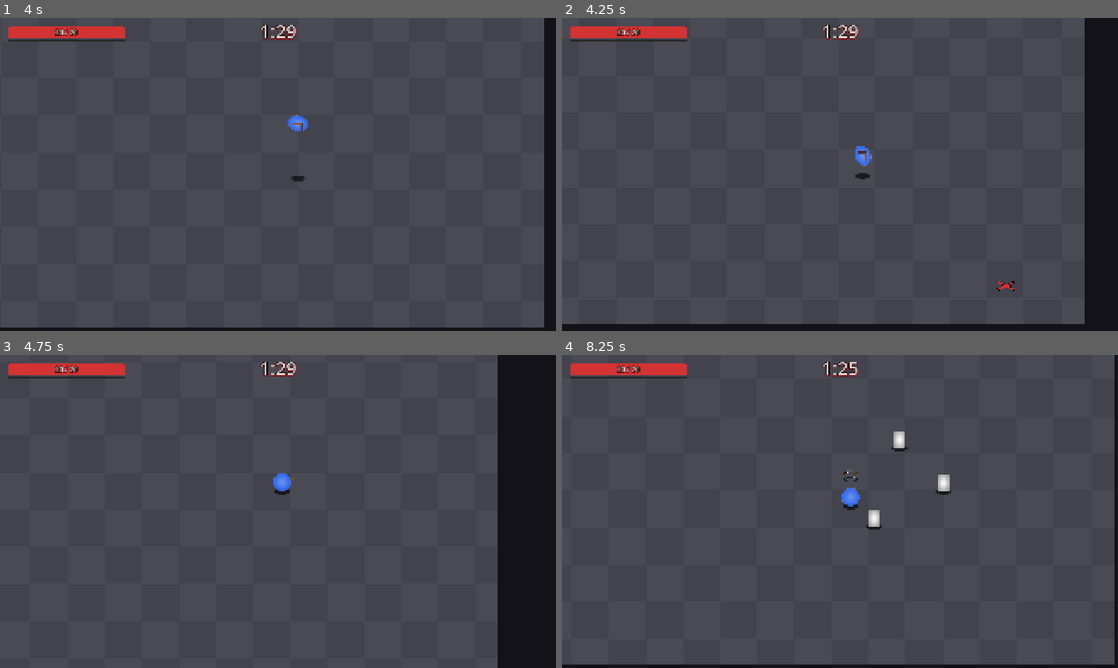
Above: before the commit, frames 1-4 (two rows, left to right).
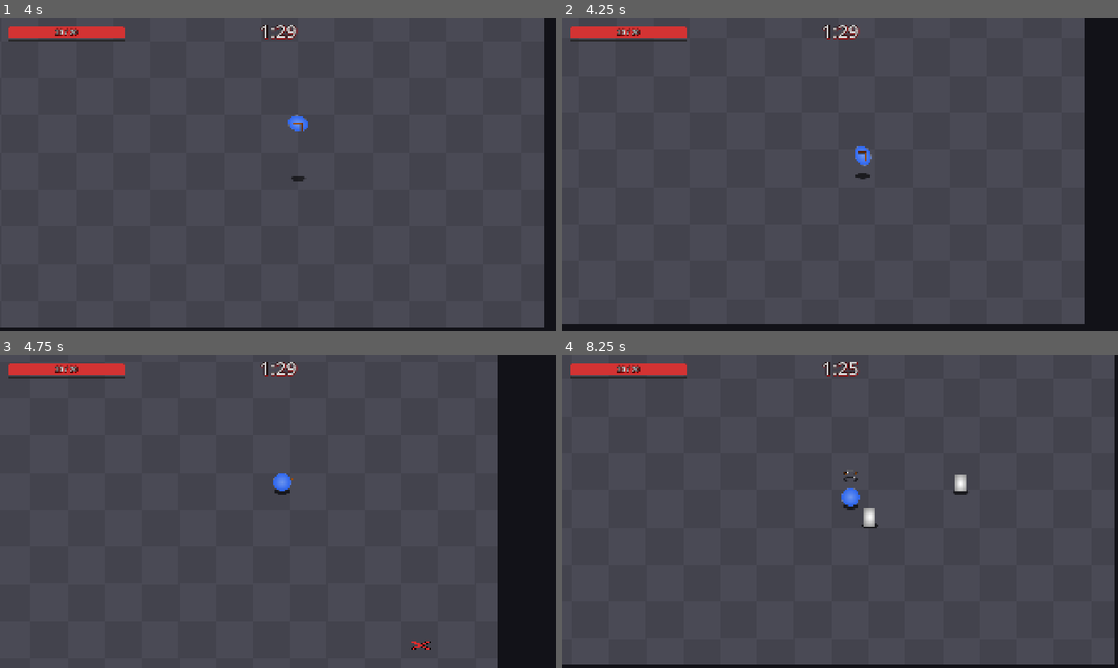
Above: after the commit, the same moments.

Repository: Lucarni-Lucas/entrega-boss-lucarni-lucas
Game: Godot game, scene res://scenes/ui/menu_principal.tscn
Same seed, same stepped clock (60 frames per second), same inputs: the game is played once before the commit and once after it.
Inputs (mouse positions are in pixels of both pictures, inside the frame that each line leads up to):
- Up to frame 1 (4 s): click "Jugar" at 0.5 s; click "Empezar" at 1.25 s; move the mouse to (400, 158) at 2.02 s; hold D (mover_derecha) 2.03-2.78 s; tap Z (boomerang) at 2.1 s; click (400, 158) at 2.17 s; tap Enter at 2.75 s; move the mouse to (166, 190) at 2.77 s; hold S (mover_abajo) 2.78-3.53 s; tap X (dive) at 2.85 s; move the mouse to (333, 105) at 3.52 s; hold D (mover_derecha) from 3.53 s (still down); tap Space (ground_pound) at 3.6 s
- Up to frame 2 (4.25 s): keep holding D (mover_derecha)
- Up to frame 3 (4.75 s): move the mouse to (250, 574) at 4.27 s; release D (mover_derecha) at 4.28 s; hold W (mover_arriba) from 4.28 s (still down); tap C (slash) at 4.35 s; click (250, 574) at 4.42 s
- Up to frame 4 (8.25 s): move the mouse to (1006, 558) at 5.02 s; release W (mover_arriba) at 5.03 s; hold A (mover_izquierda) 5.03-6.53 s; tap one key every 0.75 s from 5.1 s: Z (boomerang) X (dive) Space (ground_pound) C (slash) Z (boomerang); move the mouse to (673, 464) at 5.77 s; move the mouse to (867, 511) at 6.52 s; hold S (mover_abajo) 6.53-7.28 s; click (867, 511) at 6.67 s; move the mouse to (756, 433) at 7.27 s; hold D (mover_derecha) 7.28-8.03 s; move the mouse to (962, 495) at 8.02 s; hold W (mover_arriba) from 8.03 s (still down)

Frame 1 is identical in both runs. In frame 2, less than 0.1% of the frame differs, in the area x 78-82%, y 84-88%; in frame 3, less than 0.1%; in frame 4, 0.6%, in the area x 53-73%, y 24-56%.

Commit message:
cambios para dificultad intermedia

Diff:
--- a/entrega-boss-lucarni-lucas/resources/enemigo_terrestre.tres
+++ b/entrega-boss-lucarni-lucas/resources/enemigo_terrestre.tres
@@ -5,7 +5,6 @@
 [resource]
 script = ExtResource("1_oqnwy")
 alto = 60.0
-velocidad = 220.0
-dano_contacto = 4
+velocidad = 240.0
 intervalo_contacto = 0.6000000000000001
 metadata/_custom_type_script = "uid://bogkc7efq10ps"
--- a/entrega-boss-lucarni-lucas/resources/player_params.tres
+++ b/entrega-boss-lucarni-lucas/resources/player_params.tres
@@ -4,9 +4,10 @@
 
 [resource]
 script = ExtResource("1_pk6jb")
-invulnerabilidad = 1.5
-curacion_cada_muertes = 6
+piedad_dano = 2
+curacion_cada_muertes = 8
 curacion_cantidad = 2
+curacion_umbral_vida_baja = 0.2
 gp_radio_impacto = 150.0
 gp_proteccion = 0.4
 gp_recarga_aire = 100.0
--- a/entrega-boss-lucarni-lucas/resources/spawner_params.tres
+++ b/entrega-boss-lucarni-lucas/resources/spawner_params.tres
@@ -3,13 +3,12 @@
 [ext_resource type="Script" uid="uid://jtfyndpaudrq" path="res://scripts/params/spawner_params.gd" id="1_6eo2x"]
 
 [sub_resource type="Curve" id="Curve_17cpx"]
-_limits = [0.25, 1.3, 0.0, 75.0]
-_data = [Vector2(0, 1.3), 0.0, 0.0, 0, 0, Vector2(45, 0.75), 0.0, 0.0, 0, 0, Vector2(75, 0.25), 0.0, 0.0, 0, 0]
+_limits = [0.15, 1.5, 0.0, 70.0]
+_data = [Vector2(0, 1.5), 0.0, 0.0, 0, 0, Vector2(40, 0.8), -0.030322952, -0.030322952, 0, 0, Vector2(70, 0.15), 0.0, 0.0, 0, 0]
 point_count = 3
 
 [resource]
 script = ExtResource("1_6eo2x")
 curva_intervalo = SubResource("Curve_17cpx")
-max_enemigos = 80
 precalentar_marcas = 10
 metadata/_custom_type_script = "uid://jtfyndpaudrq"
Not shown, changed: docs/index.pck
